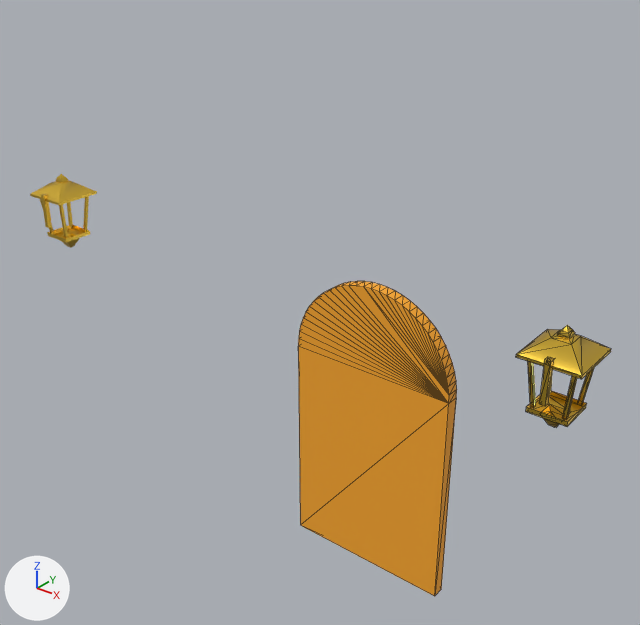
Before and after pictures for a commit that changed the glTF model art/models/tripo/house_deco/HaloShop_Juice/HaloShop_Juice_deco.glb.
One viewpoint serves both versions: a 50 mm camera at (14.95, -9.49, 17.04) aimed at (1.65, 7.13, 6.73). The lights are fixed; the arrows at lower left show +X, +Y and +Z. The first picture is the older version. Mesh edges are drawn as thin lines on the coarser meshes.

Objects in the first picture: 'HaloShop_Juice_Lantern0', 'HaloShop_Juice_Lantern1', 'HaloShop_Juice_Leaf'.
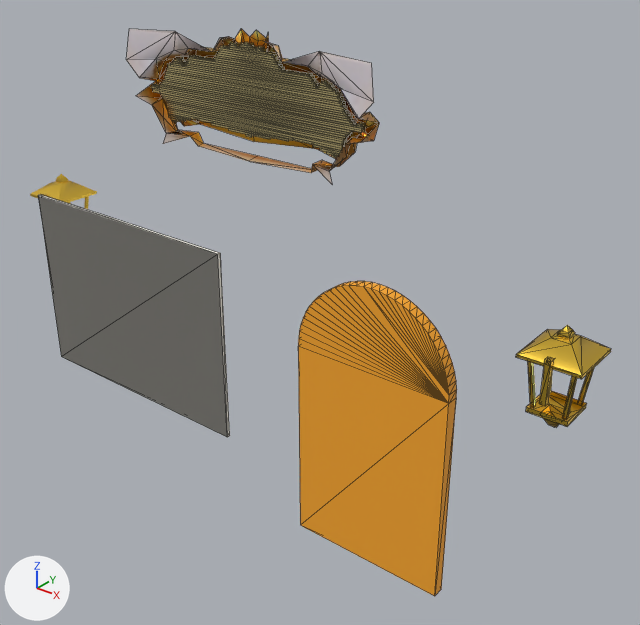
What differs and where, as boxes [x1, y1, x2, y2] in the pictures (640 x 625 px):
'HaloShop_Juice_Display.001', added
    after: [38, 195, 230, 437]
'HaloShop_Juice_PlaqueBack', added (beige)
    after: [151, 42, 367, 158]
'HaloShop_Juice_Sign', added
    after: [126, 29, 379, 184]

The edits, one by one:
Picture 'HaloShop_Juice_Sign_N' (img_haloshop_juice_sign_n) is new.
Picture 'HaloShop_Juice_Sign_MR' (img_haloshop_juice_sign_mr) is new.
Picture 'HaloShop_Juice_Sign_C' (img_haloshop_juice_sign_c) is new.
Picture 'HaloShop_Juice_Display_N' (img_haloshop_juice_display_n) is new.
Picture 'HaloShop_Juice_Display_MR' (img_haloshop_juice_display_mr) is new.
Picture 'HaloShop_Juice_Display_C' (img_haloshop_juice_display_c) is new.
Material 'HaloShop_Juice_Sign' (mat_haloshop_juice_sign) is new.
Uses the picture img_haloshop_juice_sign_c.
Uses the picture img_haloshop_juice_sign_mr.
Uses the picture img_haloshop_juice_sign_n.
Material 'HaloShop_Juice_SignGold' (mat_haloshop_juice_signgold) is new.
Its base color is (0.957, 0.798, 0.371) (beige #fae7a4).
Its metallic is 1.0.
Its roughness is 0.3.
Material 'HaloShop_Juice_Display.001' (mat_haloshop_juice_display_001) is new.
Uses the picture img_haloshop_juice_display_c.
Uses the picture img_haloshop_juice_display_mr.
Uses the picture img_haloshop_juice_display_n.
Mesh me_haloshop_juice_sign is new.
It has 121 vertices, 188 faces and spans x -4.0..4.0, y 6.0..6.88, z 10.75..13.86.
It uses material mat_haloshop_juice_sign.
Mesh me_haloshop_juice_plaqueback is new.
It has 456 vertices, 252 faces and spans x -3.5..3.5, y 6.38..6.5, z 11.3..13.6.
It uses material mat_haloshop_juice_signgold (beige #fae7a4).
Mesh me_haloshop_juice_display_001 is new.
It is a box spanning x -7.55..-0.05, y 5.13..5.23, z 3.1..8.6.
It uses material mat_haloshop_juice_display_001.
Object 'HaloShop_Juice_Sign' (ob_haloshop_juice_sign) is new; it shows me_haloshop_juice_sign.
Its location is (0.0, 0.0, 0.0).
Object 'HaloShop_Juice_PlaqueBack' (ob_haloshop_juice_plaqueback) is new; it shows me_haloshop_juice_plaqueback.
Its location is (0.0, 0.0, 0.0).
Object 'HaloShop_Juice_Display.001' (ob_haloshop_juice_display_001) is new; it shows me_haloshop_juice_display_001.
Its location is (0.0, 0.0, 0.0).
